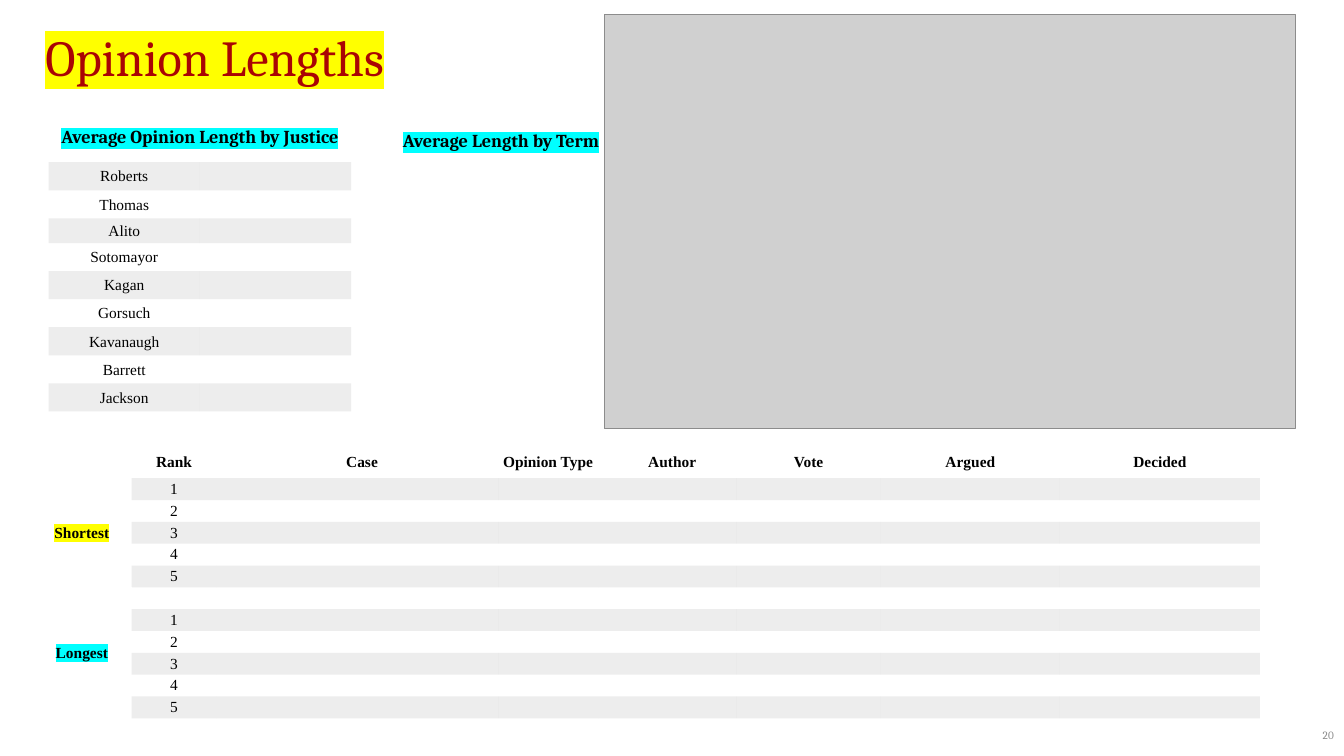
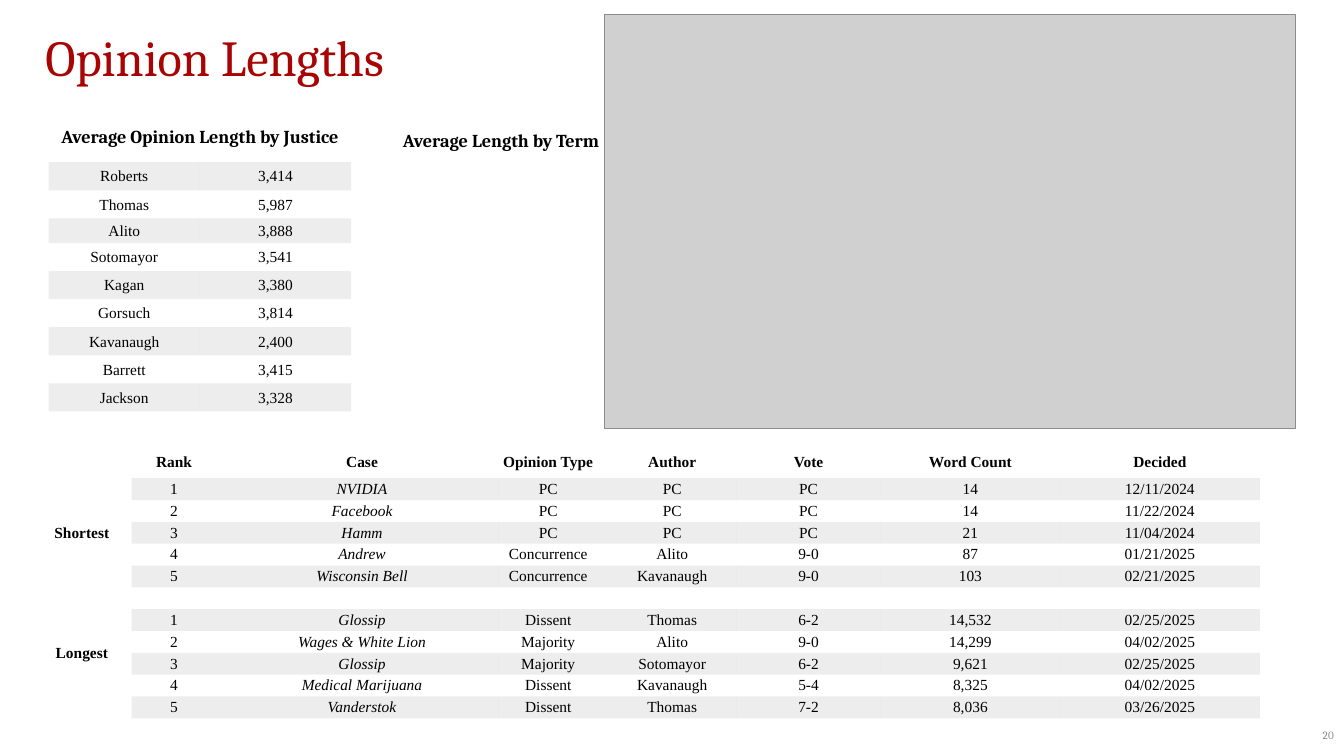
Before and after one commit to JakeTruscott/scotuswatch, a slide deck: slide 20 of Stat Reviews/OT24_StatReview/compilation/SCOTUSBlog/statpack_OT24.pptx. Drawn at 1344x756 pixels with LibreOffice and Linux fonts; fonts in the diff are those of the drawing; grey boxes stand for pictures. Boxes give left, top, right and bottom in pixels: in the first picture for what was removed or moved away, otherwise in the second. Text is boxed around its words. In the diff, an @@ line names an element or a change of style, - is before the commit and + after.

Commit message:
Updates 5/12 (3)

```diff
--- a/Stat Reviews/OT24_StatReview/compilation/SCOTUSBlog/statpack_OT24.pptx
+++ b/Stat Reviews/OT24_StatReview/compilation/SCOTUSBlog/statpack_OT24.pptx
@@ text "Opinion Lengths" at box(45, 41, 384, 87): highlight #FFFF00 to none @@
@@ table at box(48, 89, 351, 412) @@
-row 3, column 2: 
+row 3, column 2: 3,414
-row 4, column 2: 
+row 4, column 2: 5,987
-row 5, column 2: 
+row 5, column 2: 3,888
-row 6, column 2: 
+row 6, column 2: 3,541
-row 7, column 2: 
+row 7, column 2: 3,380
-row 8, column 2: 
+row 8, column 2: 3,814
-row 9, column 2: 
+row 9, column 2: 2,400
-row 10, column 2: 
+row 10, column 2: 3,415
-row 11, column 2: 
+row 11, column 2: 3,328
@@ highlight #00FFFF to none in "Average Opinion Length by Justice" @@
@@ text "Average Length by Term" at box(403, 134, 599, 151): highlight #00FFFF to none @@
@@ table at box(32, 447, 1261, 719) @@
-row 1, column 7: Argued
+row 1, column 7: Word Count
-row 2: Shortest | 1 |  |  |  |  |  | 
+row 2: Shortest | 1 | NVIDIA | PC | PC | PC | 14 | 12/11/2024
-row 3:  | 2 |  |  |  |  |  | 
+row 3:  | 2 | Facebook | PC | PC | PC | 14 | 11/22/2024
-row 4:  | 3 |  |  |  |  |  | 
+row 4:  | 3 | Hamm | PC | PC | PC | 21 | 11/04/2024
-row 5:  | 4 |  |  |  |  |  | 
+row 5:  | 4 | Andrew | Concurrence | Alito | 9-0 | 87 | 01/21/2025
-row 6:  | 5 |  |  |  |  |  | 
+row 6:  | 5 | Wisconsin Bell | Concurrence | Kavanaugh | 9-0 | 103 | 02/21/2025
-row 8:  | 1 |  |  |  |  |  | 
+row 8:  | 1 | Glossip | Dissent | Thomas | 6-2 | 14,532 | 02/25/2025
-row 9:  | 2 |  |  |  |  |  | 
+row 9:  | 2 | Wages & White Lion | Majority | Alito | 9-0 | 14,299 | 04/02/2025
-row 10:  | 3 |  |  |  |  |  | 
+row 10:  | 3 | Glossip | Majority | Sotomayor | 6-2 | 9,621 | 02/25/2025
-row 11:  | 4 |  |  |  |  |  | 
+row 11:  | 4 | Medical Marijuana | Dissent | Kavanaugh | 5-4 | 8,325 | 04/02/2025
-row 12:  | 5 |  |  |  |  |  | 
+row 12:  | 5 | Vanderstok | Dissent | Thomas | 7-2 | 8,036 | 03/26/2025
@@ highlight #FFFF00 to none in "Shortest" @@
@@ highlight #00FFFF to none in "Longest" @@
```
Also in this commit, not shown: 23 other slides changed.
